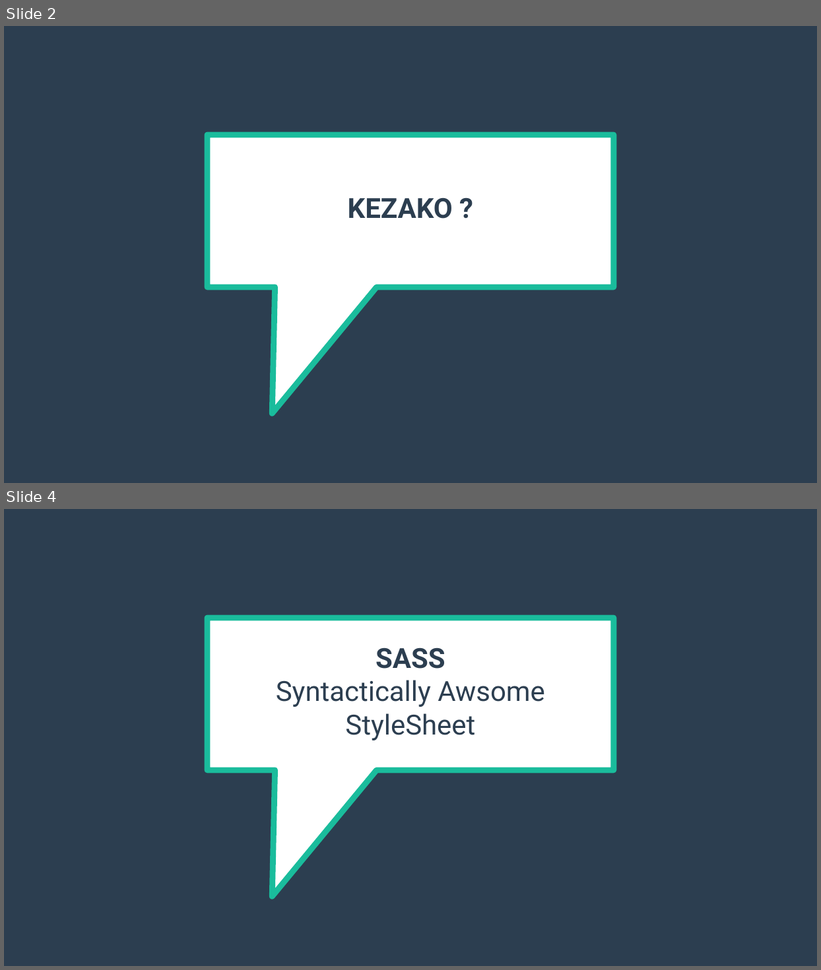
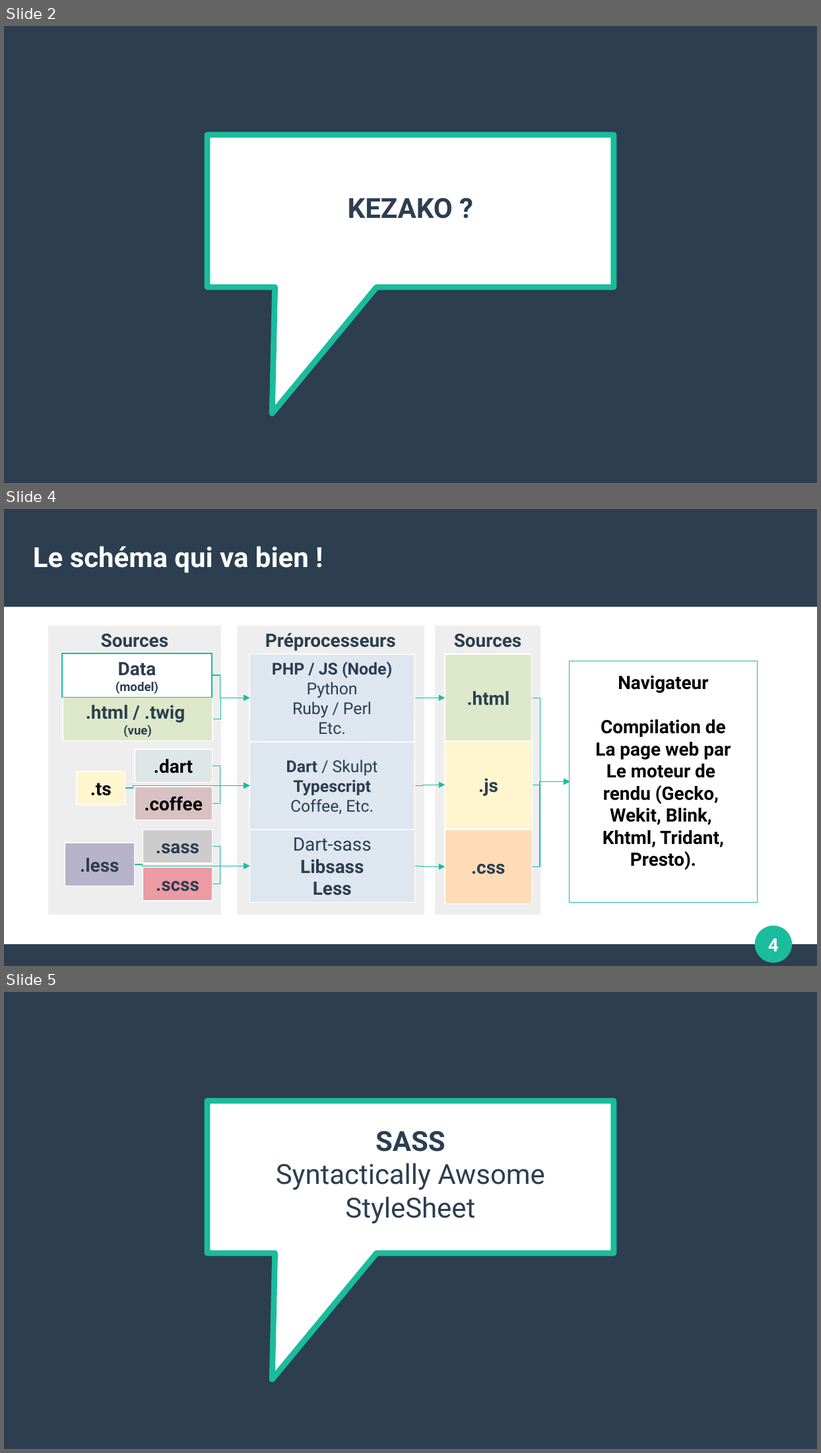
Before and after one commit to OLFP-RAN-2021/Adrien, a slide deck: devoirs/compiler-css/Preprocesseur.odp. Shown one above the other, each under a label of ours: slides 2 and 4 before the commit, slides 2, 4 and 5 after it; the slides between them are not shown. The pictures are 821x970 and 821x1453 pixels, drawn with LibreOffice and Linux fonts; fonts in the diff are those of the drawing. Boxes give left, top, right and bottom in pixels: in the first picture for what was removed or moved away, otherwise in the second. Text is boxed around its words. In the diff, an @@ line names an element or a change of style, - is before the commit and + after.

```diff
--- a/devoirs/compiler-css/Preprocesseur.odp
+++ b/devoirs/compiler-css/Preprocesseur.odp
@@ slide 4 added at (4,509,817,966), background #FFFFFF @@
@@ rectangle added at (4,509,817,607), fill #2C3E50 @@
@@ title added at (33,546,309,573), 27 pt, text #FFFFFF, bold @@
+Le schéma qui va bien !
@@ group added at (48,625,758,916): 18 rectangles, 14 elbow arrows @@
+Sources
+Sources
+Préprocesseurs
+.less
+Dart-sass
+Libsass
+Less
+.css
+Navigateur
+Compilation de
+La page web par
+Le moteur de
+rendu (Gecko,
+Wekit, Blink,
+Khtml, Tridant,
+Presto).
+.html / .twig
+(vue)
+Data
+(model)
+PHP / JS (Node)
+Python
+Ruby / Perl
+Etc.
+.scss
+.sass
+.html
+Dart / Skulpt
+Typescript
+Coffee, Etc.
+.js
+.coffee
+.dart
+.ts
@@ ellipse added at (756,927,792,963), fill #1ABC9C, outline #1ABC9C 0.85 pt @@
@@ page number added at (768,939,779,952), 18 pt, text #FFFFFF, bold @@
+4
@@ rectangle added at (4,945,817,966), fill #2C3E50 @@
@@ what was slide 4 is now slide 5 @@
```
Also in this commit, not shown: 4 slides changed, 3 other slides added, 1 other file.
